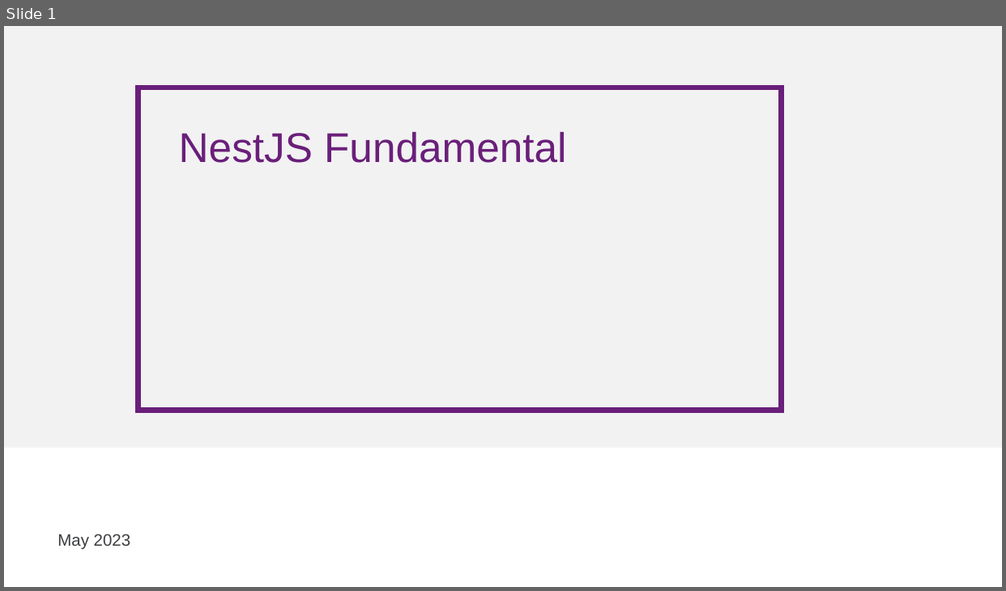
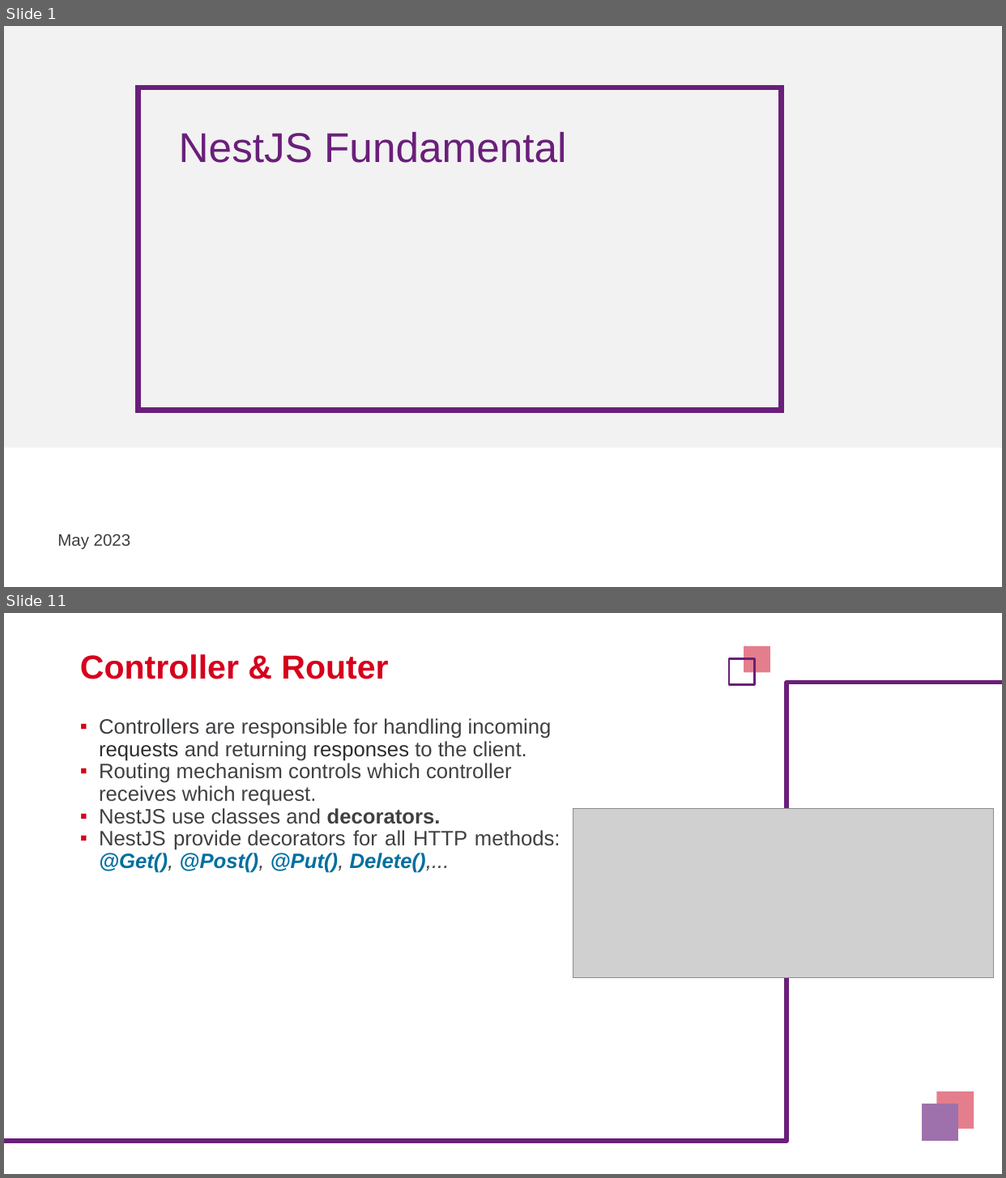
Before and after one commit to nashtech-garage/nodejs-nestjs-training, a slide deck: slide/NT_NestJS_Training.pptx. Shown one above the other, each under a label of ours: slide 1 before the commit, slides 1 and 11 after it; the slides between them are not shown. The pictures are 1006x591 and 1006x1178 pixels, drawn with LibreOffice and Linux fonts; fonts in the diff are those of the drawing; grey boxes stand for pictures; background and template pictures are left out. Boxes give left, top, right and bottom in pixels: in the first picture for what was removed or moved away, otherwise in the second. Text is boxed around its words. In the diff, an @@ line names an element or a change of style, - is before the commit and + after.

```diff
--- a/slide/NT_NestJS_Training.pptx
+++ b/slide/NT_NestJS_Training.pptx
@@ slide 11 added at box(4, 613, 1002, 1174), background #FFFFFF @@
@@ title added at box(80, 654, 388, 679), 32 pt, text #D6001C, bold @@
+Controller & Router
@@ rectangle added at box(730, 658, 755, 685), outline #6A1F7A 2.25 pt @@
@@ rectangle added at box(744, 646, 769, 672), fill #E47E8D @@
@@ elbow line added from (4, 1142) to (1002, 683), #D6001C 4.5 pt @@
@@ text added at box(99, 718, 560, 873), 20 pt, text #404040 @@
+▪ Controllers are responsible for handling incoming requests and returning responses to the client.
+▪ Routing mechanism controls which controller receives which request.
+▪ NestJS use classes and decorators.
+▪ NestJS provide decorators for all HTTP methods: @Get(), @Post(), @Put(), Delete(),...
@@ picture added at box(573, 809, 994, 978) @@
@@ rectangle added at box(937, 1093, 974, 1130), fill #E47E8D @@
@@ rectangle added at box(922, 1104, 957, 1142), fill #9E71AC @@
```
Also in this commit, not shown: 5 slides changed, 25 other slides added, 26 slides removed, 7 other files.
